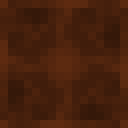
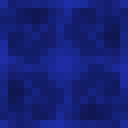
Layered file, before and after one edit (128x128). Changes by layer:
painted on "Layer copy" over [0, 0, 128, 128]
